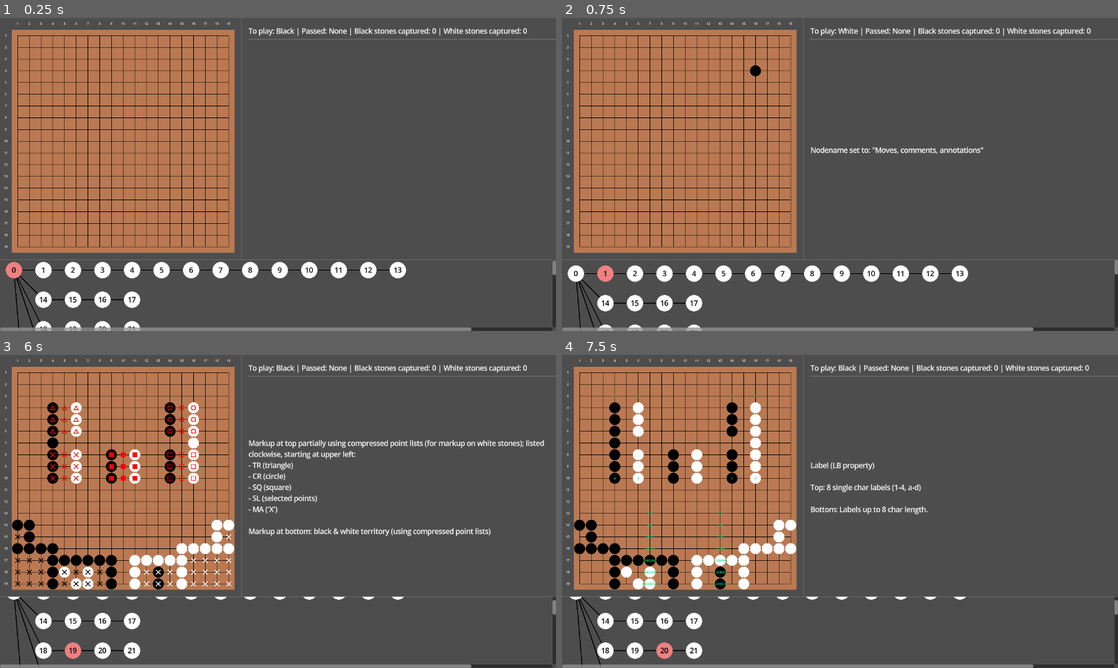
Above: before the commit, frames 1-4 (two rows, left to right).
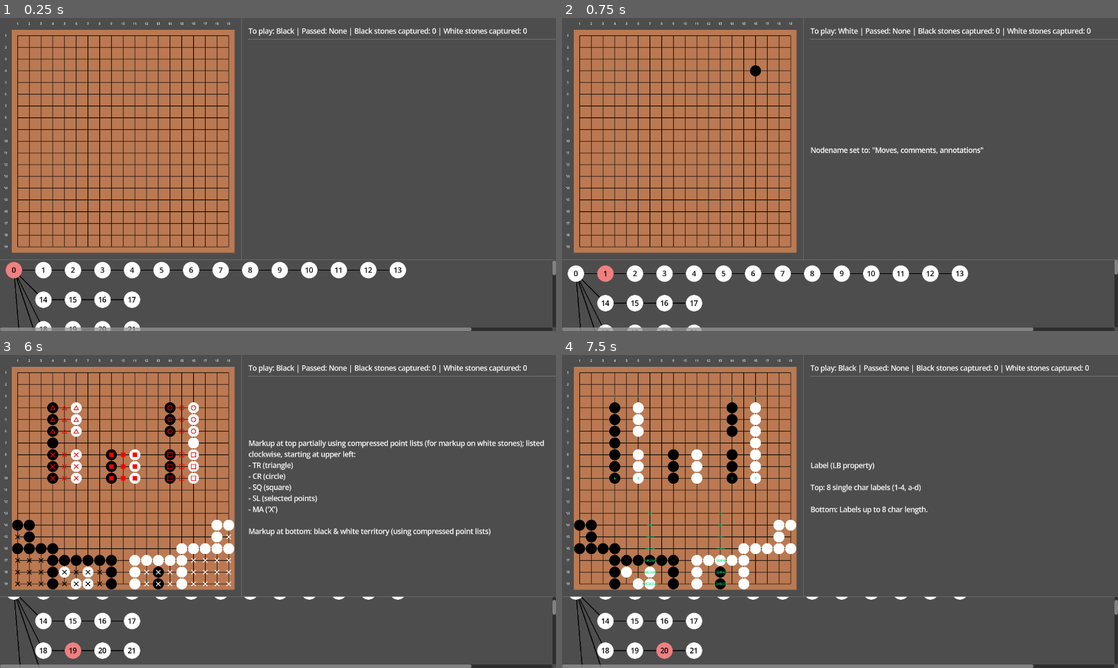
Above: after the commit, the same moments.

Repository: MichalHrbek/gdgo
Game: Godot game, scene res://scenes/main.tscn
The game is run twice, just before and just after one commit, with the same random seed, the same clock (stepped at 60 frames per second) and the same inputs.
Inputs (mouse positions are in pixels of both pictures, inside the frame that each line leads up to):
- Up to frame 1 (0.25 s): no input
- Up to frame 2 (0.75 s): tap Enter at 0.5 s; move the mouse to (578, 36) at 0.52 s; hold Right (ui_right) from 0.53 s (still down); click (578, 36) at 0.67 s
- Up to frame 3 (6 s): tap Space at 1.25, 2.75, 4.25 s; move the mouse to (27, 373) at 1.27 s; release Right (ui_right) at 1.28 s; hold Down (ui_down) 1.28-2.03 s; click (27, 373) at 1.42 s; tap Enter at 2, 3.5 s; move the mouse to (38, 373) at 2.02 s; hold Right (ui_right) 2.03-2.78 s; click (38, 373) at 2.17 s; move the mouse to (50, 373) at 2.77 s; hold Up (ui_up) 2.78-3.53 s; click (50, 373) at 2.92 s; move the mouse to (66, 373) at 3.52 s; hold Left (ui_left) 3.53-5.03 s; click (66, 373) at 3.67 s; move the mouse to (77, 373) at 4.27 s; click (77, 373) at 4.42 s; move the mouse to (88, 373) at 5.02 s; hold Down (ui_down) 5.03-5.78 s; click (88, 373) at 5.17 s; move the mouse to (100, 373) at 5.77 s; hold Right (ui_right) from 5.78 s (still down); click (100, 373) at 5.92 s
- Up to frame 4 (7.5 s): move the mouse to (673, 373) at 6.52 s; release Right (ui_right) at 6.53 s; hold Up (ui_up) 6.53-7.28 s; click (673, 373) at 6.67 s; move the mouse to (684, 373) at 7.27 s; hold Right (ui_right) from 7.28 s (still down); click (684, 373) at 7.42 s

The runs differ from the first frame. In frame 1, 0.1% of the frame differs, in the area x 3-42%, y 9-74%; in frame 2, 0.1%; in frame 3, 0.4%, in the area x 2-42%, y 9-74%; in frame 4, 0.1%.

Commit message:
Avoid scaling artifacts

Diff:
--- a/scenes/board_piece.tscn
+++ b/scenes/board_piece.tscn
@@ -42,28 +42,28 @@
 color = Color(0.7294118, 0.4745098, 0.32156864, 1)
 
 [node name="GridBottom" type="TextureRect" parent="." unique_id=1384600404]
-texture_filter = 1
+texture_filter = 2
 layout_mode = 0
 offset_right = 64.0
 offset_bottom = 64.0
 texture = ExtResource("2_my1nj")
 
 [node name="GridTop" type="TextureRect" parent="." unique_id=850293255]
-texture_filter = 1
+texture_filter = 2
 layout_mode = 0
 offset_right = 64.0
 offset_bottom = 64.0
 texture = ExtResource("3_1f78n")
 
 [node name="GridLeft" type="TextureRect" parent="." unique_id=2099639694]
-texture_filter = 1
+texture_filter = 2
 layout_mode = 0
 offset_right = 64.0
 offset_bottom = 64.0
 texture = ExtResource("4_ul1dh")
 
 [node name="GridRight" type="TextureRect" parent="." unique_id=1579240083]
-texture_filter = 1
+texture_filter = 2
 layout_mode = 0
 offset_right = 64.0
 offset_bottom = 64.0
@@ -71,6 +71,7 @@
 
 [node name="StoneWhite" type="TextureRect" parent="." unique_id=1290633242]
 visible = false
+texture_filter = 2
 layout_mode = 0
 offset_right = 64.0
 offset_bottom = 64.0
@@ -79,6 +80,7 @@
 [node name="StoneBlack" type="TextureRect" parent="." unique_id=151266631]
 visible = false
 self_modulate = Color(0, 0, 0, 1)
+texture_filter = 2
 layout_mode = 0
 offset_right = 64.0
 offset_bottom = 64.0
@@ -87,7 +89,7 @@
 [node name="MarkupCircle" type="TextureRect" parent="." unique_id=1834623512]
 visible = false
 self_modulate = Color(1, 0, 0, 1)
-texture_filter = 1
+texture_filter = 2
 layout_mode = 0
 offset_right = 64.0
 offset_bottom = 64.0
@@ -96,7 +98,7 @@
 [node name="MarkupCross" type="TextureRect" parent="." unique_id=1432507036]
 visible = false
 self_modulate = Color(1, 0, 0, 1)
-texture_filter = 1
+texture_filter = 2
 layout_mode = 0
 offset_right = 64.0
 offset_bottom = 64.0
@@ -104,7 +106,7 @@
 
 [node name="MarkupTerritory" type="TextureRect" parent="." unique_id=425743289]
 visible = false
-texture_filter = 1
+texture_filter = 2
 layout_mode = 0
 offset_right = 64.0
 offset_bottom = 64.0
@@ -113,7 +115,7 @@
 [node name="MarkupSquare" type="TextureRect" parent="." unique_id=1867984273]
 visible = false
 self_modulate = Color(1, 0, 0, 1)
-texture_filter = 1
+texture_filter = 2
 layout_mode = 0
 offset_right = 64.0
 offset_bottom = 64.0
@@ -122,7 +124,7 @@
 [node name="MarkupSelected" type="TextureRect" parent="." unique_id=1097410083]
 visible = false
 self_modulate = Color(1, 0, 0, 1)
-texture_filter = 1
+texture_filter = 2
 layout_mode = 0
 offset_right = 64.0
 offset_bottom = 64.0
@@ -131,7 +133,7 @@
 [node name="MarkupTriangle" type="TextureRect" parent="." unique_id=1590429972]
 visible = false
 self_modulate = Color(1, 0, 0, 1)
-texture_filter = 1
+texture_filter = 2
 layout_mode = 0
 offset_right = 64.0
 offset_bottom = 64.0
